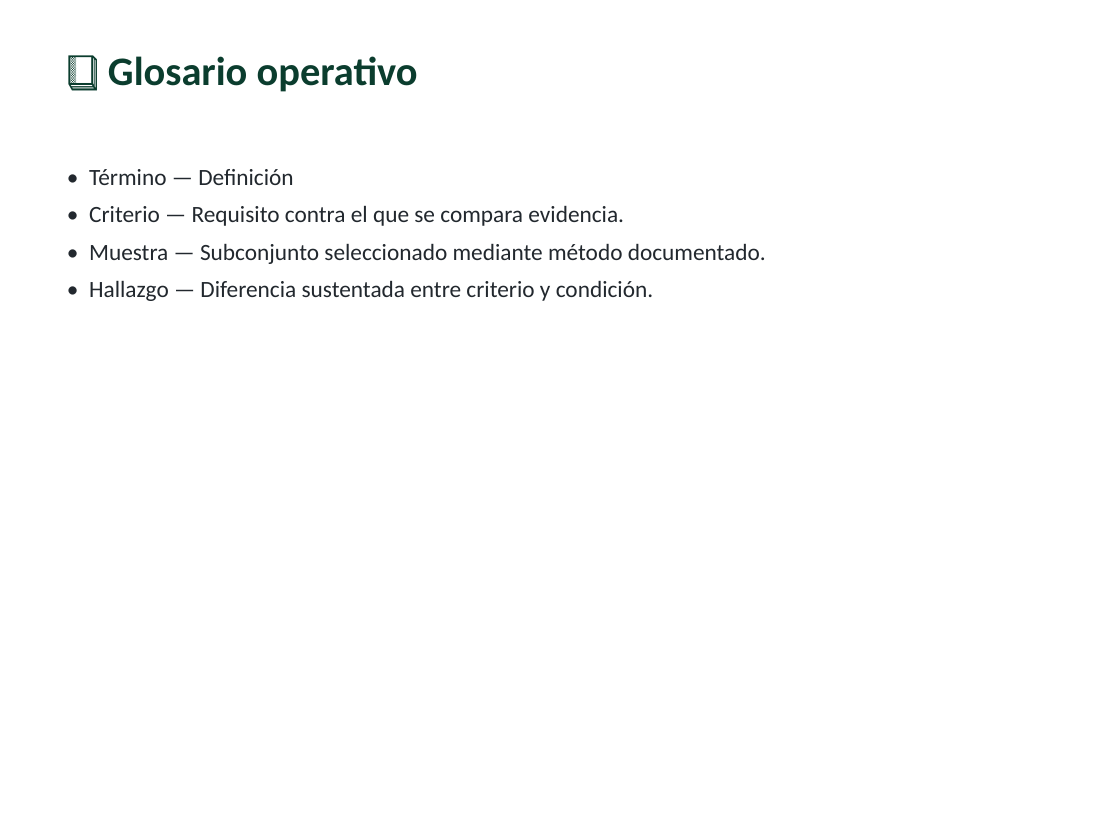
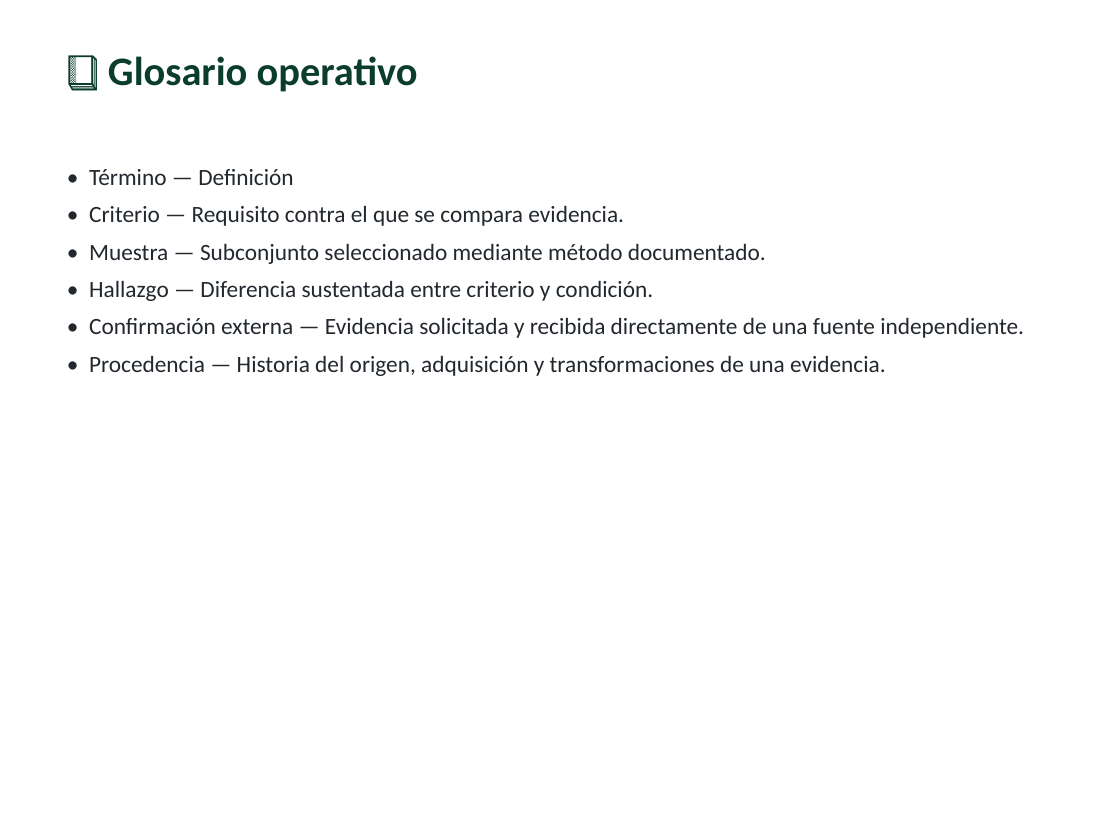
Before and after one commit to vladimiracunadev-create/modern-cybersecurity-program, a slide deck: slide 6 of classes/parte-14-grc-riesgo-y-cumplimiento/285-auditoria-de-seguridad/clase-285-presentacion.pptx. Drawn at 1120x840 pixels with LibreOffice and Linux fonts; fonts in the diff are those of the drawing. Boxes give left, top, right and bottom in pixels: in the first picture for what was removed or moved away, otherwise in the second. Text is boxed around its words. In the diff, an @@ line names an element or a change of style, - is before the commit and + after.

```diff
--- a/classes/parte-14-grc-riesgo-y-cumplimiento/285-auditoria-de-seguridad/clase-285-presentacion.pptx
+++ b/classes/parte-14-grc-riesgo-y-cumplimiento/285-auditoria-de-seguridad/clase-285-presentacion.pptx
@@ text at (x1=89, y1=317, x2=1024, y2=376): paragraphs added @@
+• Confirmación externa — Evidencia solicitada y recibida directamente de una fuente independiente.
+• Procedencia — Historia del origen, adquisición y transformaciones de una evidencia.
```
Also in this commit, not shown: 7 other slides changed, 1 slide added, 36 other files.
